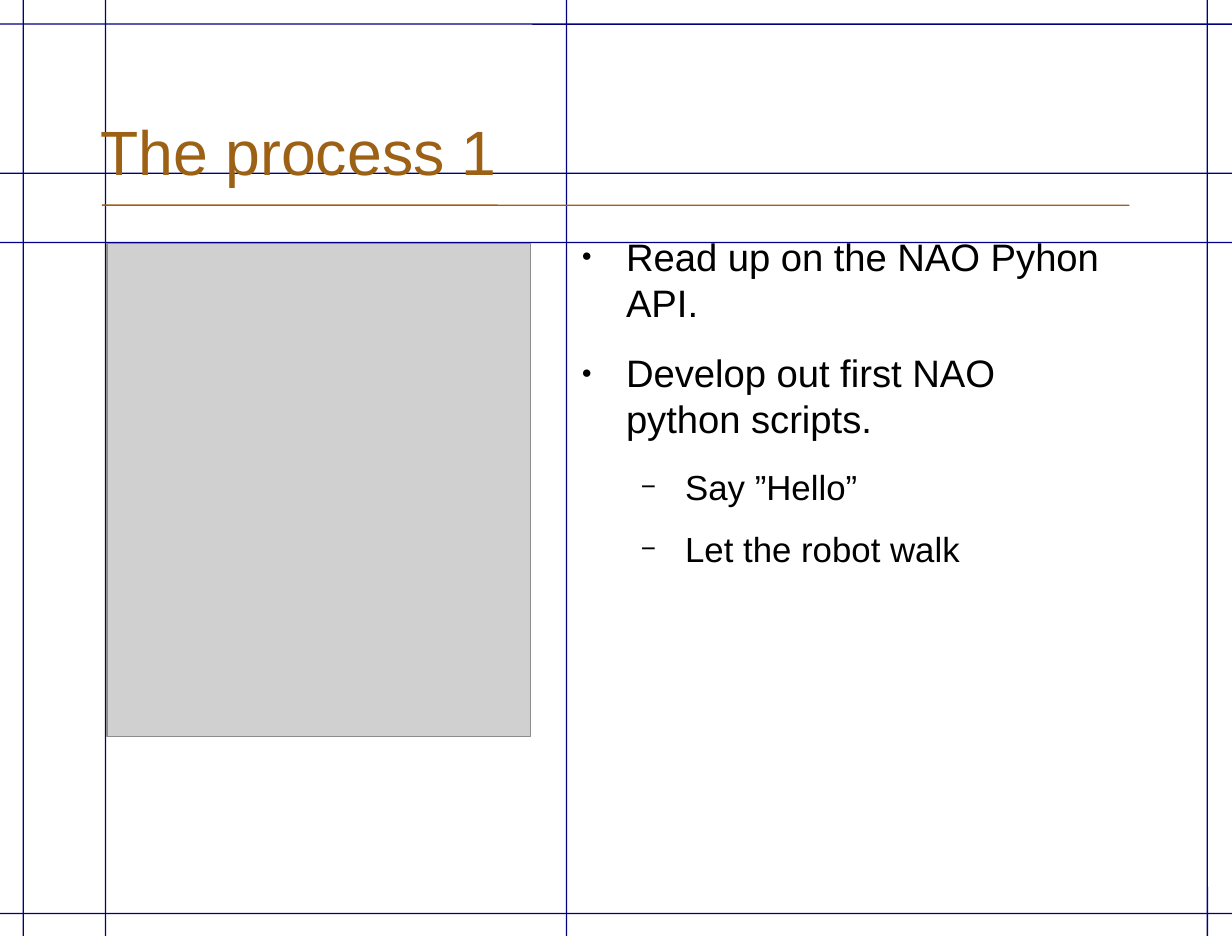
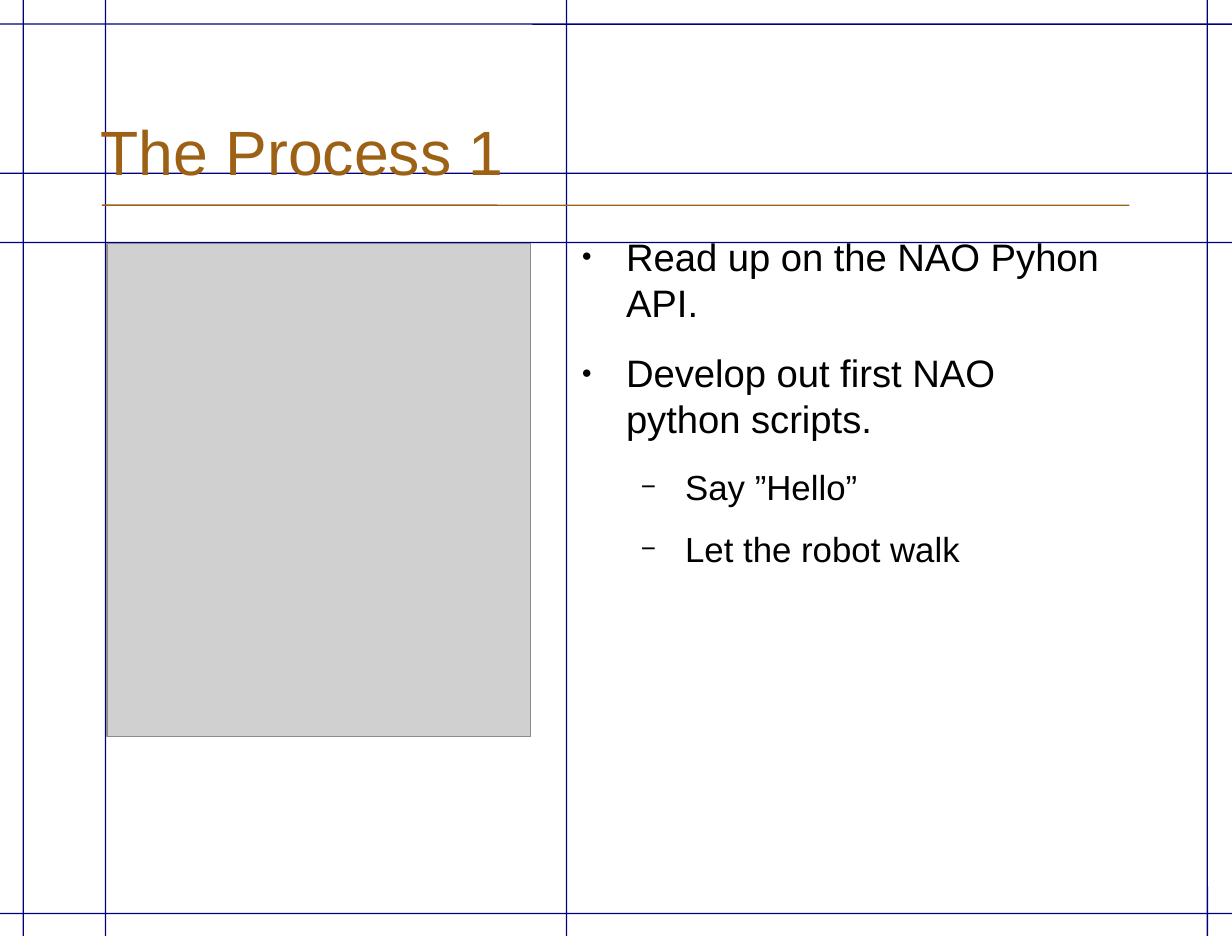
Before and after one commit to TabTabTab/NaoPresentation, a slide deck: slide 4 of NAOPresentation.odp. Drawn at 1232x936 pixels with LibreOffice and Linux fonts; fonts in the diff are those of the drawing; grey boxes stand for pictures; background and template pictures are left out. Boxes give left, top, right and bottom in pixels: in the first picture for what was removed or moved away, otherwise in the second. Text is boxed around its words. In the diff, an @@ line names an element or a change of style, - is before the commit and + after.

```diff
--- a/NAOPresentation.odp
+++ b/NAOPresentation.odp
@@ title at (x1=100, y1=126, x2=504, y2=187): text changed @@
-The process 1
+The Process 1
```
Also in this commit, not shown: 1 other slide changed, 2 slides added, 1 slide removed, 1 other file.
